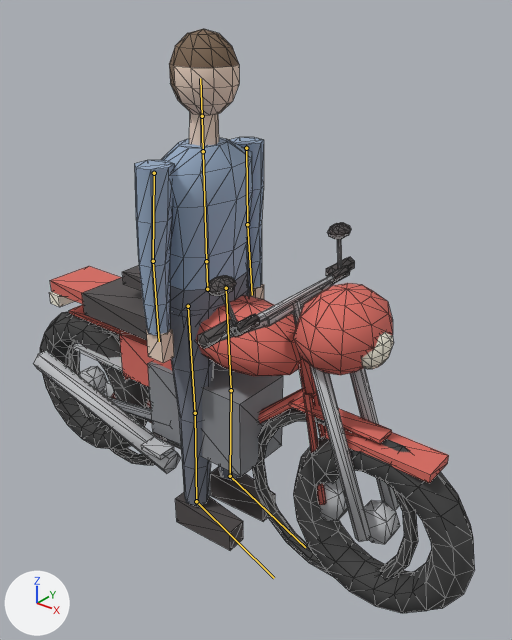
Renders of the glTF model public/figures.glb from each side of a commit.
Before and after are seen from a 50 mm camera at (1.53, -1.65, 1.93) aimed at (0.14, 0.09, 0.85). The axes (+X, +Y, +Z) are drawn at lower left. The lights are the same throughout. The first picture is the older version. The bones that bend it are drawn over the model as lines. Mesh edges are drawn as thin lines.

Objects in the first picture: 'Bike', 'Figure', 'Moto'.
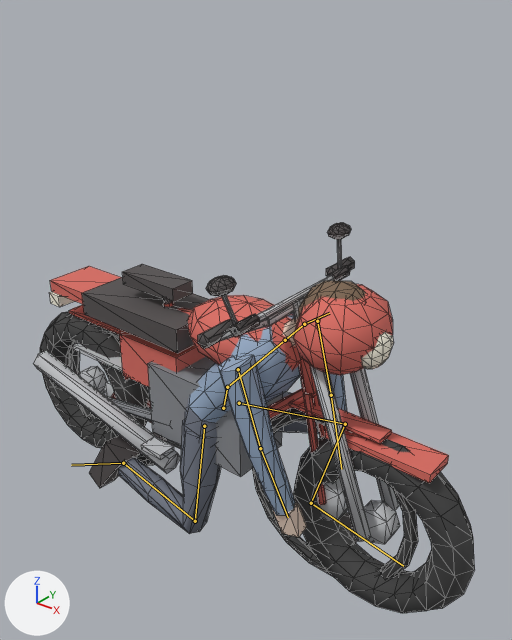
The newer file adds an action. The first version stands in its rest pose; the second is drawn at frame 6 of the action 'attend'.

Boxes [x1, y1, x2, y2] around the edits, measured in the pictures (512 x 640 px):
'Figure', posed (96% wider, 49% shorter)
    before: [134, 29, 275, 550]
    after: [89, 280, 366, 543]
bone 'hips', root to tip
    before: (207, 289) to (206, 261)
    after: (223, 408) to (227, 387)
bone 'spine', root to tip
    before: (206, 261) to (203, 151)
    after: (227, 387) to (285, 340)
bone 'head', root to tip
    before: (202, 116) to (200, 78)
    after: (304, 324) to (329, 313)
bone 'upper_arm.L', root to tip
    before: (246, 148) to (247, 224)
    after: (317, 321) to (331, 395)
bone 'forearm.L', root to tip
    before: (247, 224) to (252, 295)
    after: (331, 395) to (341, 469)
bone 'upper_arm.R', root to tip
    before: (154, 173) to (153, 261)
    after: (238, 369) to (260, 448)
bone 'forearm.R', root to tip
    before: (153, 261) to (159, 341)
    after: (260, 448) to (288, 517)
bone 'thigh.L', root to tip
    before: (226, 288) to (231, 390)
    after: (239, 403) to (345, 424)
bone 'shin.L', root to tip
    before: (231, 390) to (230, 476)
    after: (345, 424) to (311, 503)
bone 'foot.L', root to tip
    before: (230, 476) to (305, 547)
    after: (311, 503) to (403, 566)
bone 'thigh.R', root to tip
    before: (188, 306) to (195, 413)
    after: (204, 426) to (195, 521)
bone 'shin.R', root to tip
    before: (195, 413) to (196, 501)
    after: (195, 521) to (123, 463)
bone 'foot.R', root to tip
    before: (196, 501) to (274, 578)
    after: (123, 463) to (71, 465)

The change in detail:
Bone 'hips' (bone_hips) moves from (0.0, 0.0, 0.0) to (0.06, -0.46, 0.0).
Bone 'hips' (bone_hips) turns from (0, 0, 0) to (0, 0, -13) degrees about its own x, y and z.
Bone 'spine' (bone_spine) turns from (0, 0, 0) to (0, 0, -30) degrees about its own x, y and z.
Bone 'head' (bone_head) turns from (0, 0, 0) to (0, 0, -11) degrees about its own x, y and z.
Bone 'upper_arm.L' (bone_upper_arm_l) turns from (0, 0, 0) to (-6, -4, -61) degrees about its own x, y and z.
Bone 'forearm.L' (bone_forearm_l) turns from (0, 0, 0) to (-4, 0, 3) degrees about its own x, y and z.
Bone 'upper_arm.R' (bone_upper_arm_r) turns from (0, 0, 0) to (3, 1, -61) degrees about its own x, y and z.
Bone 'forearm.R' (bone_forearm_r) turns from (0, 0, 0) to (4, 0, 3) degrees about its own x, y and z.
Bone 'thigh.L' (bone_thigh_l) turns from (0, 0, 0) to (17, 19, -99) degrees about its own x, y and z.
Bone 'shin.L' (bone_shin_l) turns from (0, 0, 0) to (-16, 20, 101) degrees about its own x, y and z.
Bone 'foot.L' (bone_foot_l) turns from (0, 0, 0) to (25, 2, -7) degrees about its own x, y and z.
Bone 'thigh.R' (bone_thigh_r) turns from (0, 0, 0) to (-6, 0, -8) degrees about its own x, y and z.
Bone 'shin.R' (bone_shin_r) turns from (0, 0, 0) to (2, -3, 95) degrees about its own x, y and z.
Bone 'foot.R' (bone_foot_r) turns from (0, 0, 0) to (-28, 4, 14) degrees about its own x, y and z.
